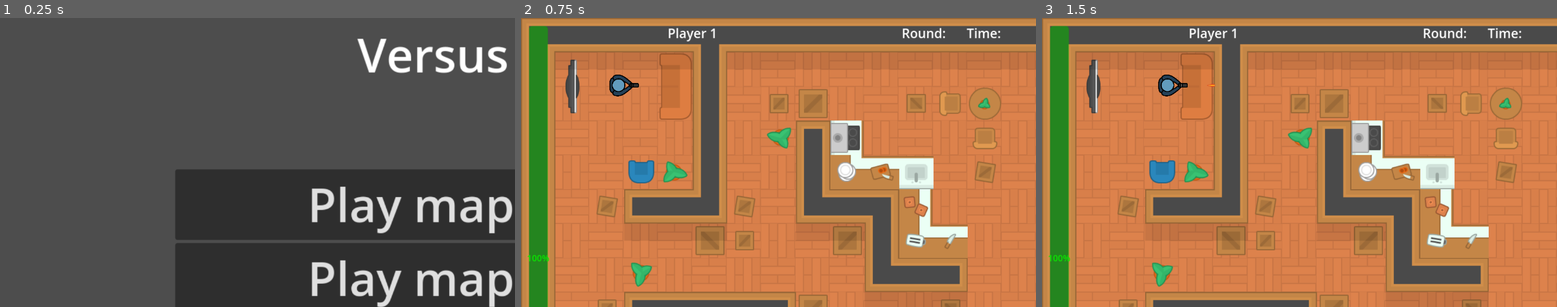
Above: before the commit, frames 1-3 (left to right).
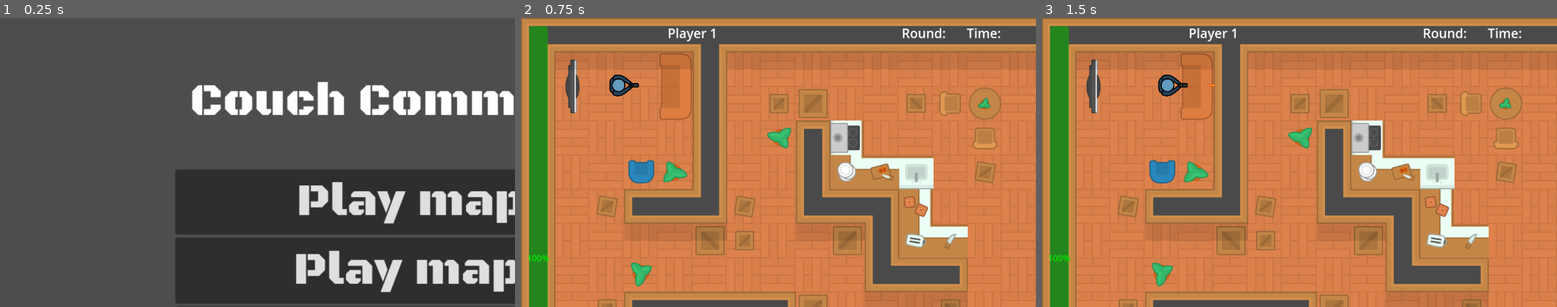
Above: after the commit, the same moments.

Repository: Atajin/couch-commandos
Game: Godot game, scene res://menus/main_menu.tscn
Two runs of this game, one before a commit and one after it. Both use one fixed random seed, a clock stepped at 60 frames per second and the inputs below.
Inputs:
- Up to frame 1 (0.25 s): no input
- Up to frame 2 (0.75 s): click "Play map 1" at 0.5 s
- Up to frame 3 (1.5 s): tap Enter at 1.25 s; hold D (move_right_p1) from 1.28 s (still down); tap Space (shoot_p1) at 1.35 s

The runs differ from the first frame. In frame 1, 13% of the frame differs, in the area x 34-100%, y 7-100%; in frame 2, nothing differs; in frame 3, nothing differs.

Commit message:
Added font

Diff:
--- a/menus/main_menu.tscn
+++ b/menus/main_menu.tscn
@@ -1,6 +1,7 @@
-[gd_scene load_steps=2 format=3 uid="uid://dlkjjchywe0uu"]
+[gd_scene load_steps=3 format=3 uid="uid://dlkjjchywe0uu"]
 
 [ext_resource type="Script" path="res://scripts/main_menu.gd" id="1_pr66l"]
+[ext_resource type="FontFile" uid="uid://ckfd322enrcy6" path="res://fonts/BlackOpsOne-Regular.ttf" id="2_2p17y"]
 
 [node name="MainMenu" type="Control"]
 layout_mode = 3
@@ -9,14 +10,14 @@
 script = ExtResource("1_pr66l")
 
 [node name="Titre" type="Label" parent="."]
-layout_mode = 0
-offset_left = 346.0
-offset_top = 6.0
-offset_right = 767.0
-offset_bottom = 89.0
+layout_mode = 2
+offset_left = 225.0
+offset_top = 70.0
+offset_right = 881.0
+offset_bottom = 153.0
+theme_override_fonts/font = ExtResource("2_2p17y")
 theme_override_font_sizes/font_size = 60
-text = "Versus
-"
+text = "Couch Commandos"
 horizontal_alignment = 1
 
 [node name="VBoxContainer" type="VBoxContainer" parent="."]
@@ -30,24 +31,28 @@
 [node name="StartGame" type="Button" parent="VBoxContainer"]
 layout_mode = 2
 size_flags_vertical = 3
+theme_override_fonts/font = ExtResource("2_2p17y")
 theme_override_font_sizes/font_size = 60
 text = "Play map 1"
 
 [node name="StartGame2" type="Button" parent="VBoxContainer"]
 layout_mode = 2
 size_flags_vertical = 3
+theme_override_fonts/font = ExtResource("2_2p17y")
 theme_override_font_sizes/font_size = 60
 text = "Play map 2"
 
 [node name="Options" type="Button" parent="VBoxContainer"]
 layout_mode = 2
 size_flags_vertical = 3
+theme_override_fonts/font = ExtResource("2_2p17y")
 theme_override_font_sizes/font_size = 60
 text = "Options"
 
 [node name="Quit" type="Button" parent="VBoxContainer"]
 layout_mode = 2
 size_flags_vertical = 3
+theme_override_fonts/font = ExtResource("2_2p17y")
 theme_override_font_sizes/font_size = 60
 text = "Quit"
 
Binary file added: fonts/BlackOpsOne-Regular.ttf
Not shown, added: fonts/BlackOpsOne-Regular.ttf.import
Not shown: 1 places in maps/map_2.tscn that only renumber resources
